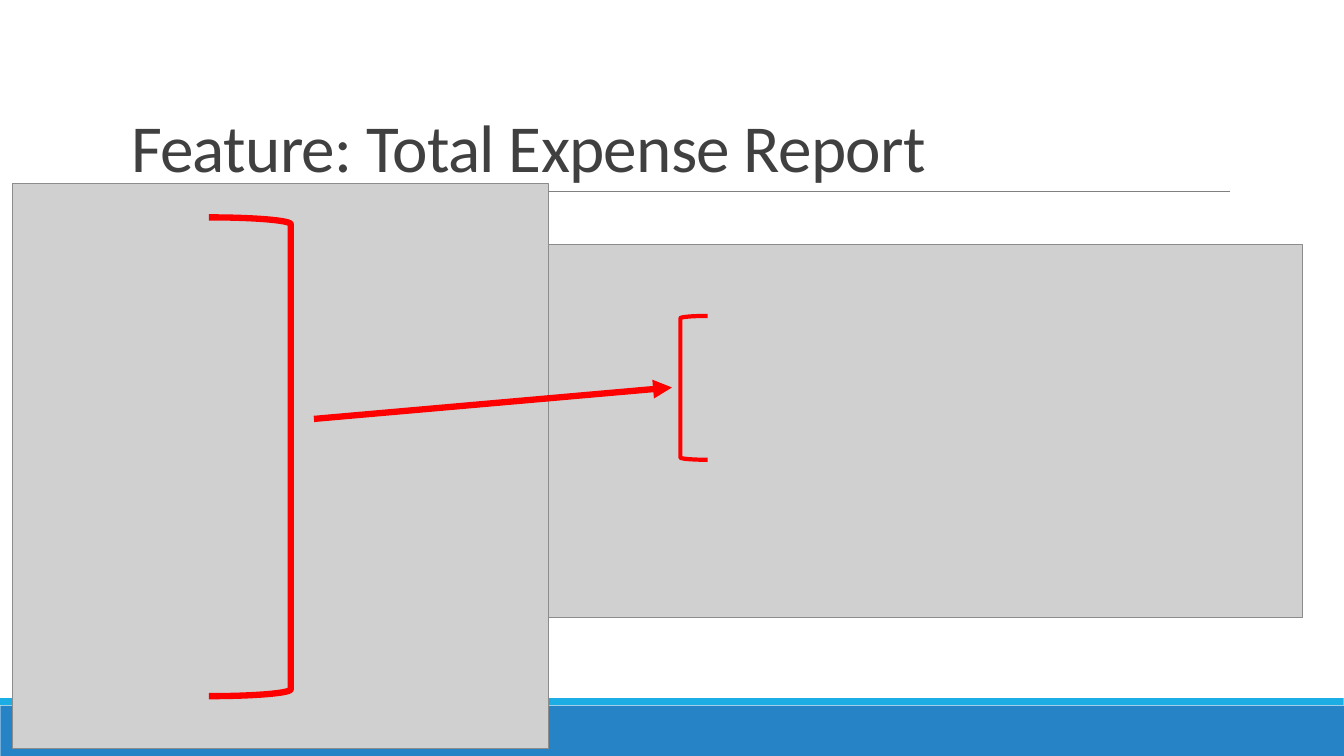
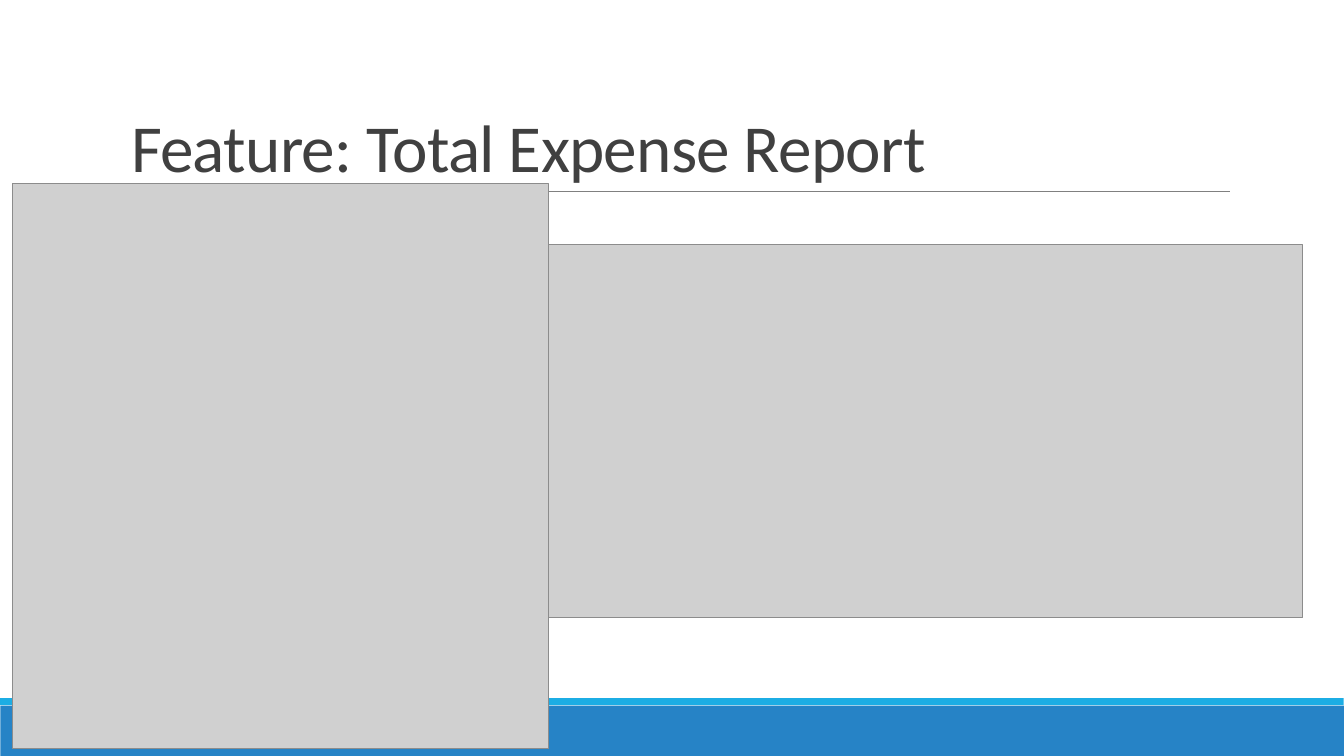
Before and after one commit to 210927-Reston-UiPath/Yu_T_Bradburn_K-P0, a slide deck: slide 6 of P0 presentation.pptx. Drawn at 1344x756 pixels with LibreOffice and Linux fonts; fonts in the diff are those of the drawing; grey boxes stand for pictures. Boxes give left, top, right and bottom in pixels: in the first picture for what was removed or moved away, otherwise in the second. Text is boxed around its words. In the diff, an @@ line names an element or a change of style, - is before the commit and + after.

```diff
--- a/P0 presentation.pptx
+++ b/P0 presentation.pptx
@@ right bracket removed at <box>209,218,290,697</box> @@
@@ left bracket removed at <box>681,316,708,460</box> @@
@@ arrow removed from (314, 419) to (673, 387) @@
```
Also in this commit, not shown: 1 other slide changed, 1 slide removed, 12 other files.
